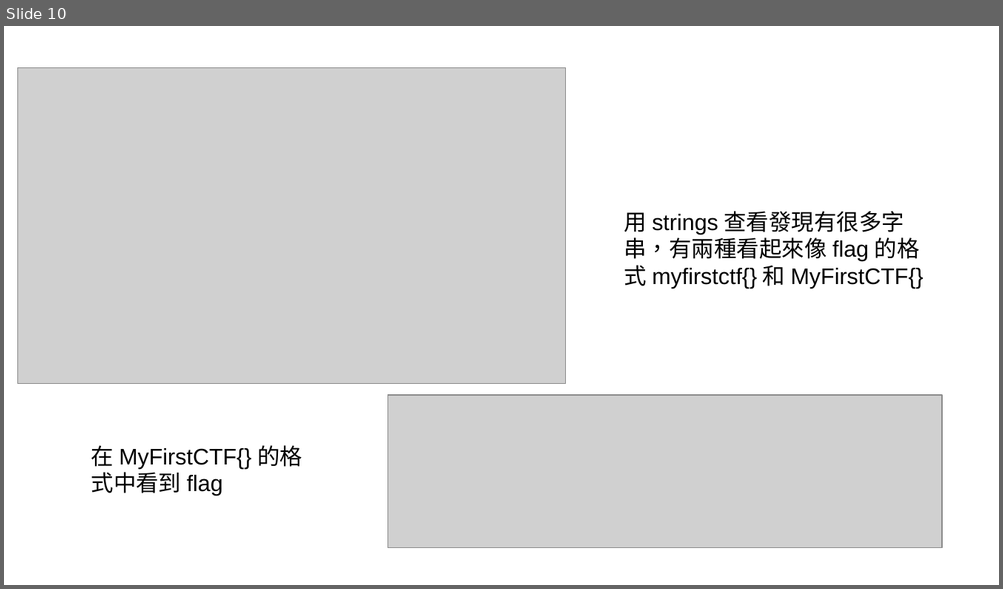
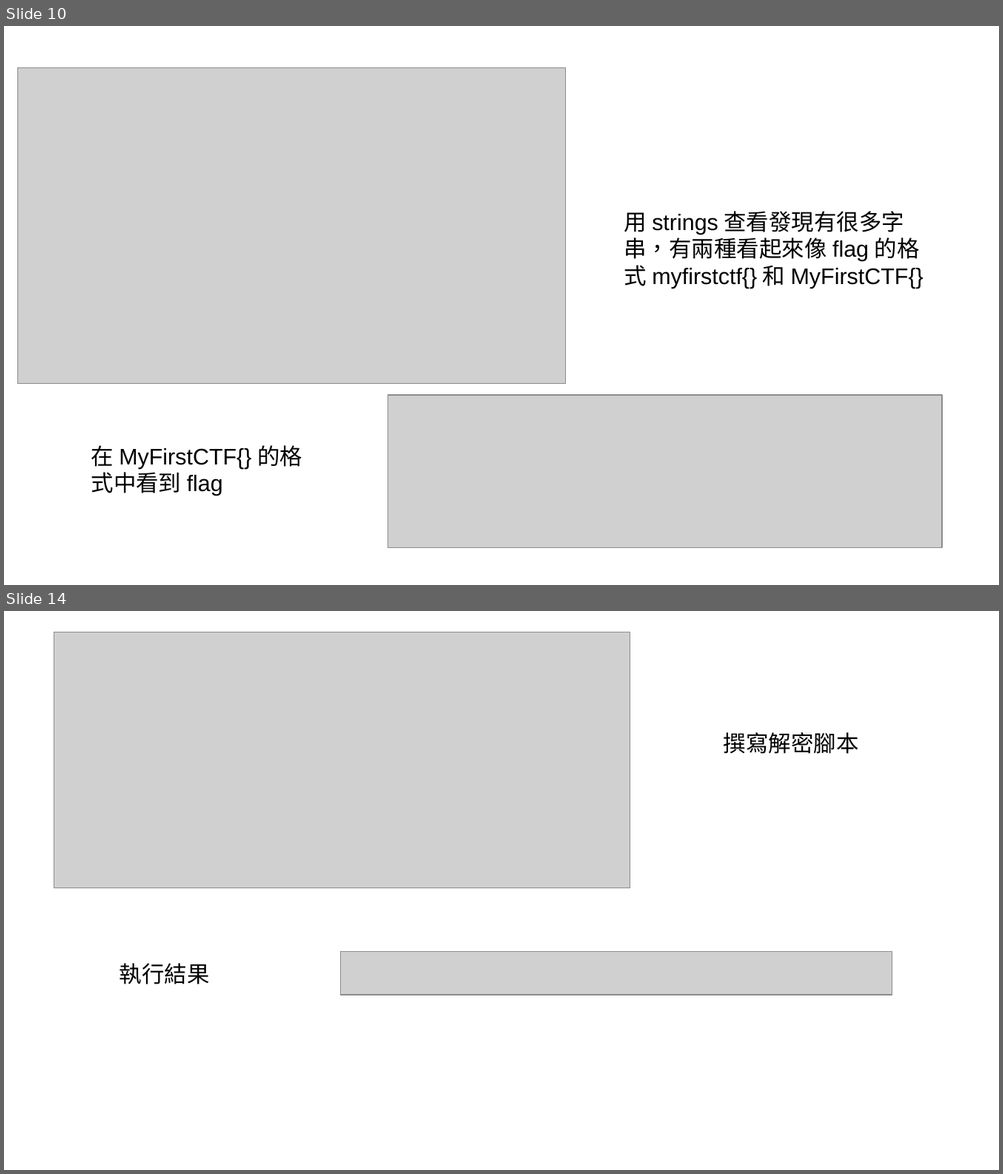
Before and after one commit to gardra/atdf, a slide deck: Lab2/writeup.odp. Shown one above the other, each under a label of ours: slide 10 before the commit, slides 10 and 14 after it; the slides between them are not shown. The pictures are 1003x589 and 1003x1174 pixels, drawn with LibreOffice and Linux fonts; fonts in the diff are those of the drawing; grey boxes stand for pictures. Boxes give left, top, right and bottom in pixels: in the first picture for what was removed or moved away, otherwise in the second. Text is boxed around its words. In the diff, an @@ line names an element or a change of style, - is before the commit and + after.

```diff
--- a/Lab2/writeup.odp
+++ b/Lab2/writeup.odp
@@ slide 14 added at (4, 611, 999, 1170), background #FFFFFF @@
@@ picture added at (54, 632, 629, 888) @@
@@ text added at (723, 732, 859, 754), 18 pt, text #000000 @@
+撰寫解密腳本
@@ text added at (119, 963, 210, 985), 18 pt, text #000000 @@
+執行結果
@@ picture added at (341, 952, 892, 996) @@
```
Also in this commit, not shown: 4 other slides added, 4 other files.
